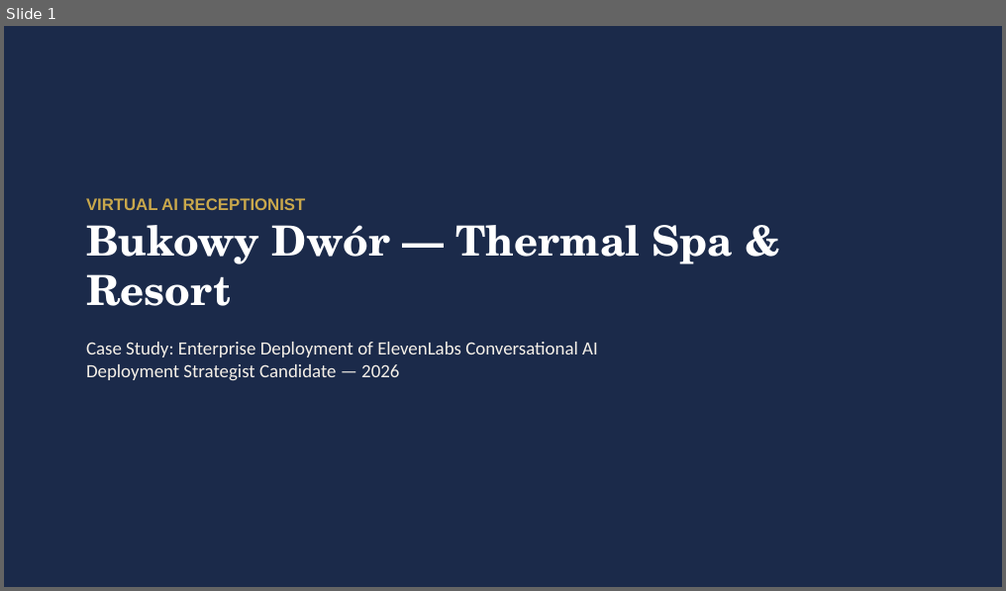
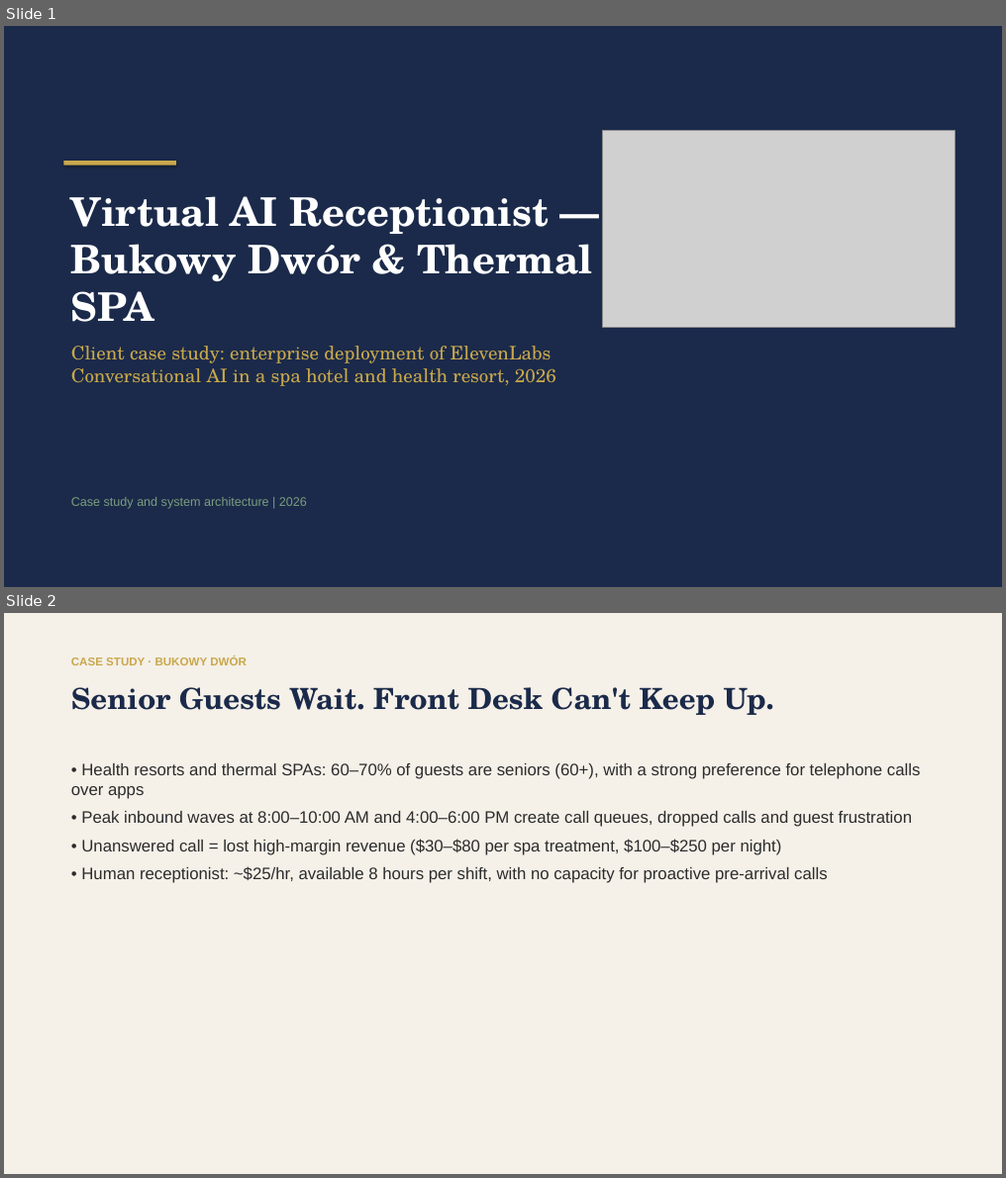
Before and after one commit to kpulka/Elevenlabs_SpaHotel_PoC, a slide deck: presentation/Bukowy_Dwor_Case_Study.pptx. Shown one above the other, each under a label of ours: slide 1 before the commit, slides 1 and 2 after it. The pictures are 1006x591 and 1006x1178 pixels, drawn with LibreOffice and Linux fonts; fonts in the diff are those of the drawing; grey boxes stand for pictures. Boxes give left, top, right and bottom in pixels: in the first picture for what was removed or moved away, otherwise in the second. Text is boxed around its words. In the diff, an @@ line names an element or a change of style, - is before the commit and + after.

```diff
--- a/presentation/Bukowy_Dwor_Case_Study.pptx
+++ b/presentation/Bukowy_Dwor_Case_Study.pptx
@@ slide 2 added at [4,613,1002,1174], background #FFFFFF @@
@@ rectangle added at [4,613,1002,1174], fill #F5F0E8 @@
@@ text added at [71,657,247,665], 11 pt, text #C9A84C, bold @@
+CASE STUDY · BUKOWY DWÓR
@@ text added at [71,687,774,715], 28 pt, text #1B2A4A, bold @@
+Senior Guests Wait. Front Desk Can't Keep Up.
@@ text added at [71,763,920,883], 16 pt, text #2C2C2C @@
+• Health resorts and thermal SPAs: 60–70% of guests are seniors (60+), with a strong preference for telephone calls over apps
+• Peak inbound waves at 8:00–10:00 AM and 4:00–6:00 PM create call queues, dropped calls and guest frustration
+• Unanswered call = lost high-margin revenue ($30–$80 per spa treatment, $100–$250 per night)
+• Human receptionist: ~$25/hr, available 8 hours per shift, with no capacity for proactive pre-arrival calls
@@ slide 1 changed as well @@
@@ picture added at [603,131,954,327] @@
@@ rectangle added at [63,161,176,166], fill #C9A84C @@
@@ text at [71,196,592,386]: text changed; font Calibri to TeX Gyre Schola; text colour #F5F0E8 to #C9A84C @@
-VIRTUAL AI RECEPTIONIST
-Bukowy Dwór — Thermal Spa & Resort
-Case Study: Enterprise Deployment of ElevenLabs Conversational AI
-Deployment Strategist Candidate — 2026
+Virtual AI Receptionist — Bukowy Dwór & Thermal SPA
+Client case study: enterprise deployment of ElevenLabs Conversational AI in a spa hotel and health resort, 2026
@@ text added at [71,497,307,509], 12 pt, text #7A9E7E @@
+Case study and system architecture | 2026
```
Also in this commit, not shown: 7 other slides changed, 5 other slides added, 6 slides removed, 11 other files.
